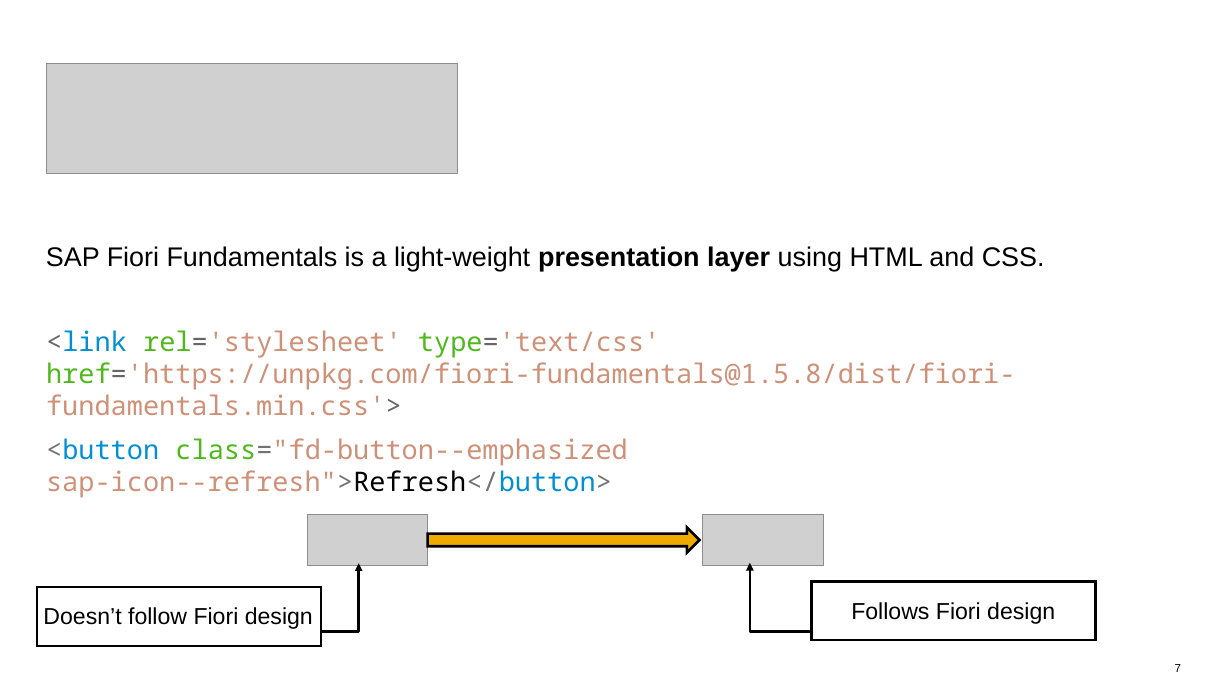
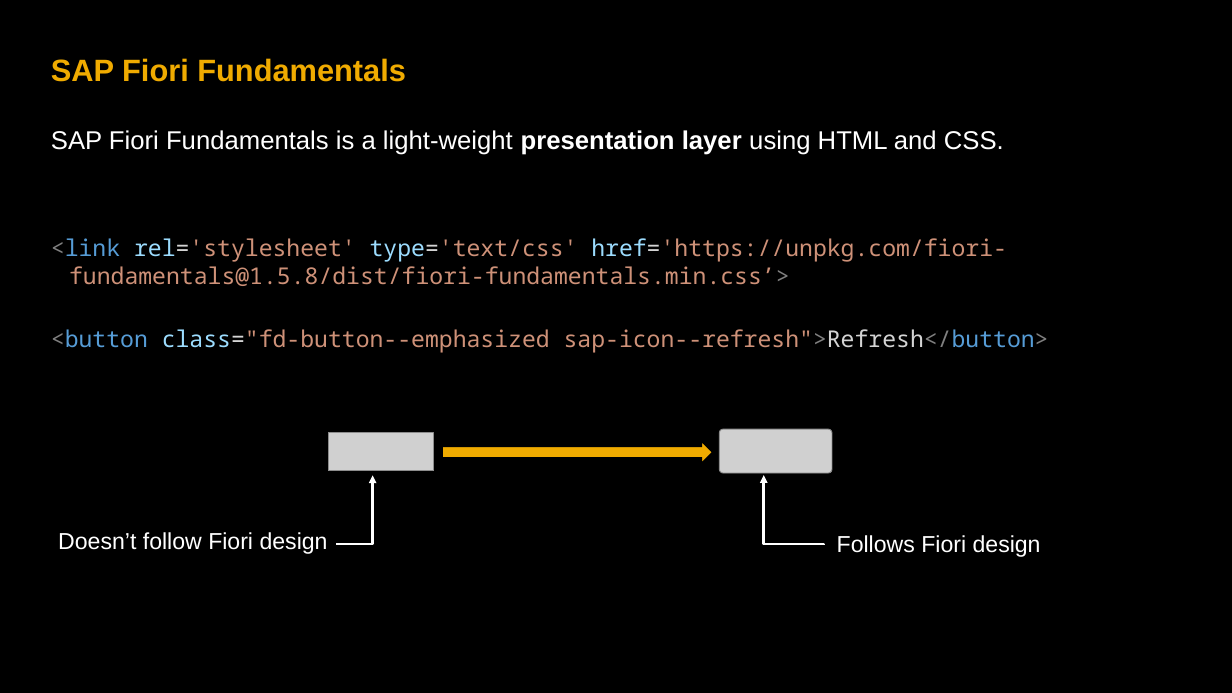
Before and after one commit to rishabh62/UI5con, a slide deck: slide 8 of UI5con.pptx (slide 7 before the commit). Drawn at 1232x693 pixels with LibreOffice and Linux fonts; fonts in the diff are those of the drawing; grey boxes stand for pictures. Boxes give left, top, right and bottom in pixels: in the first picture for what was removed or moved away, otherwise in the second. Text is boxed around its words. In the diff, an @@ line names an element or a change of style, - is before the commit and + after.

Commit message:
updated ppt

```diff
--- a/UI5con.pptx
+++ b/UI5con.pptx
@@ background #FFFFFF to #000000 @@
@@ title added at bbox=[51, 58, 406, 82], 24 pt, text #F0AB00, bold @@
+SAP Fiori Fundamentals
@@ picture removed at bbox=[46, 64, 457, 174] @@
@@ text at bbox=[51, 130, 1049, 352]: text changed; size 21 to 18 pt @@
-<link rel='stylesheet' type='text/css' href='https://unpkg.com/fiori-fundamentals@1.5.8/dist/fiori-fundamentals.min.css'>
+SAP Fiori Fundamentals is a light-weight presentation layer using HTML and CSS.
+  <link rel='stylesheet' type='text/css' href='https://unpkg.com/fiori- fundamentals@1.5.8/dist/fiori-fundamentals.min.css’>
+  <button class="fd-button--emphasized sap-icon--refresh">Refresh</button>
@@ text removed at bbox=[46, 246, 1045, 271] @@
-SAP Fiori Fundamentals is a light-weight presentation layer using HTML and CSS.
@@ text removed at bbox=[46, 438, 627, 498] @@
-<button class="fd-button--emphasized sap-icon--refresh">Refresh</button>
@@ picture: place and size @@
-picture at bbox=[308, 514, 428, 565]
+picture at bbox=[328, 432, 434, 470]
@@ picture: place and size @@
-picture at bbox=[703, 514, 823, 565]
+picture at bbox=[719, 429, 832, 473]
@@ 2 elbow arrows, 1 rectangle, 1 right arrow: place and size @@
-2 elbow arrows, 1 rectangle, 1 right arrow at bbox=[37, 527, 810, 646]
+2 elbow arrows, 1 rectangle, 1 right arrow at bbox=[51, 440, 824, 558]
@@ elbow arrow (335, 523) - (372, 476): stroke #000000 2 pt to #FFFFFF 2 pt @@
@@ elbow arrow (824, 544) - (764, 475): stroke #000000 2 pt to #FFFFFF 2 pt @@
@@ text "Doesn’t follow Fiori design" at bbox=[58, 532, 328, 554]: text colour #000000 to #FFFFFF @@
@@ text "Doesn’t follow Fiori design": place and size @@
-text "Doesn’t follow Fiori design" at bbox=[43, 607, 313, 629]
+text "Doesn’t follow Fiori design" at bbox=[58, 532, 328, 554]
@@ text "Follows Fiori design": place and size @@
-text "Follows Fiori design" at bbox=[851, 602, 1055, 624]
+text "Follows Fiori design" at bbox=[837, 535, 1041, 557]
@@ text "Follows Fiori design" at bbox=[837, 535, 1041, 557]: text colour #000000 to #FFFFFF @@
@@ rectangle removed at bbox=[811, 581, 1095, 640] @@
@@ page number removed at bbox=[1175, 664, 1181, 672] @@
-7
```
Also in this commit, not shown: 8 other slides changed, 4 slides added, 4 slides removed.
